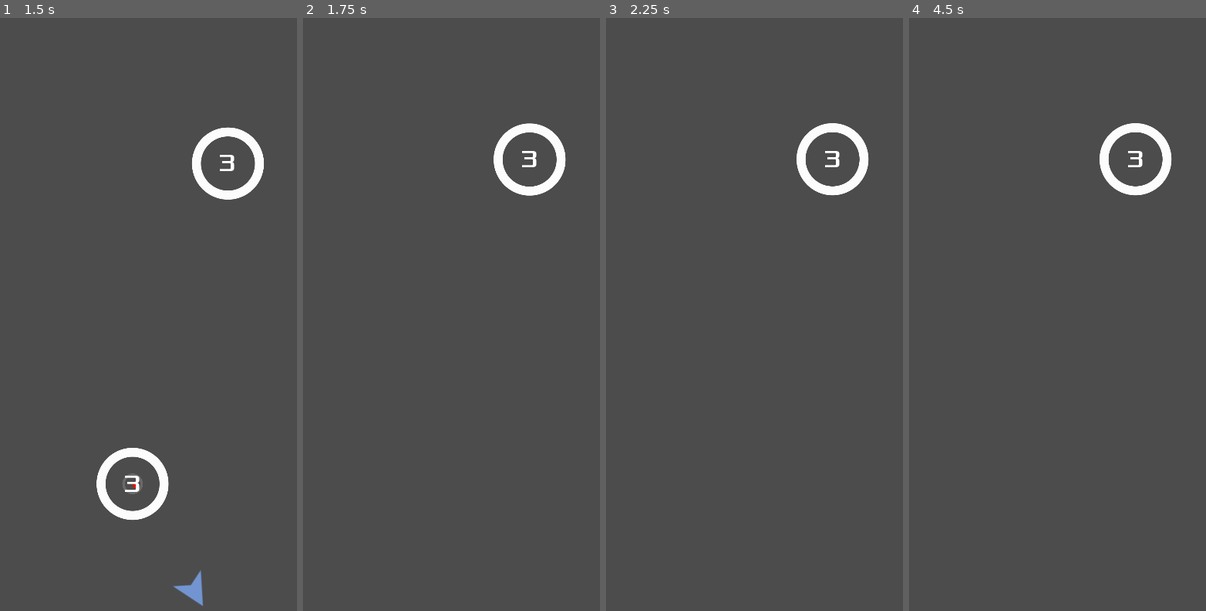
Above: before the commit, frames 1-4 (left to right).
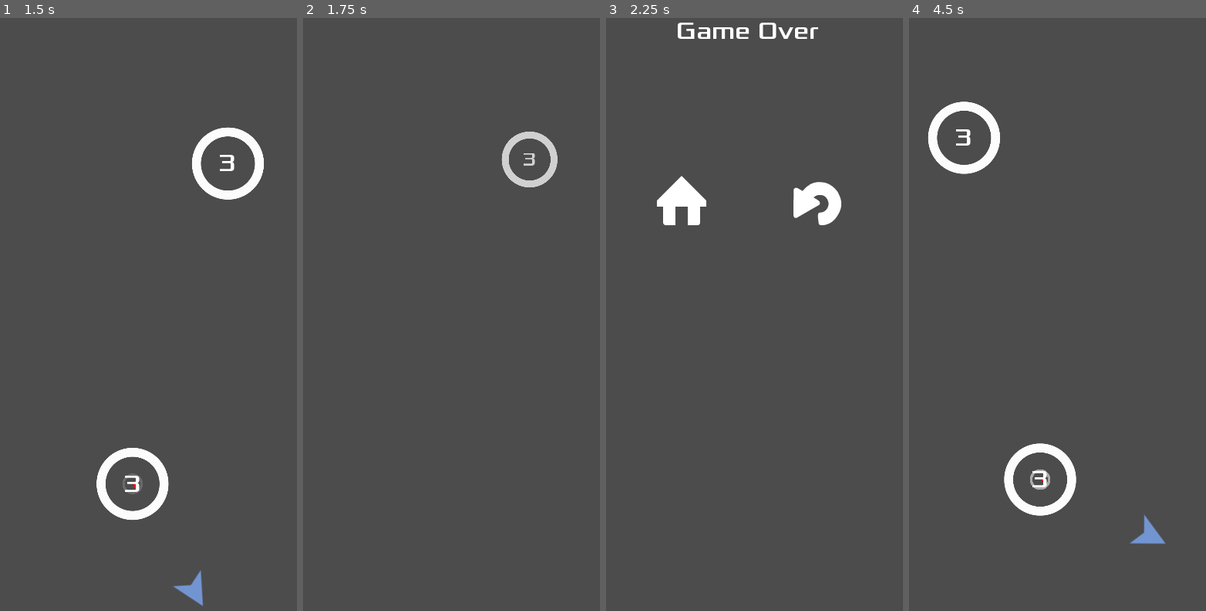
Above: after the commit, the same moments.

Repository: stewchan/circle-jump
Game: Godot game, scene res://objects/Main.tscn
Two runs of this game, one before a commit and one after it. Both use one fixed random seed, a clock stepped at 60 frames per second and the inputs below.
Inputs (mouse positions are in pixels of both pictures, inside the frame that each line leads up to):
- Up to frame 1 (1.5 s): click (62, 201) at 0.5 s; move the mouse to (204, 296) at 1.27 s; click (204, 296) at 1.42 s
- Up to frame 2 (1.75 s): no input
- Up to frame 3 (2.25 s): click (775, 201) at 2.02 s
- Up to frame 4 (4.5 s): move the mouse to (974, 356) at 2.77 s; click (974, 356) at 2.92 s; move the mouse to (1072, 189) at 3.52 s; click (1072, 189) at 3.67 s; move the mouse to (1024, 450) at 4.27 s; click (1024, 450) at 4.42 s

Frame 1 is identical in both runs. In frame 2, 1.6% of the frame differs, in the area x 64-89%, y 17-30%; in frame 3, 2.9%; in frame 4, 3.7%, in the area x 6-89%, y 14-89%.

Commit message:
Returns to title screen on game over

Diff:
--- a/objects/Circle.gd
+++ b/objects/Circle.gd
@@ -27,6 +27,7 @@
 
 func init(_position, _radius := radius, _mode = MODES.LIMITED) -> void:
 	set_mode(_mode)
+	add_to_group("circles")
 	position = _position
 	radius = _radius
 	rotation_speed *= pow(-1, randi() % 2)
--- a/objects/Jumper.gd
+++ b/objects/Jumper.gd
@@ -2,6 +2,8 @@
 
 
 signal captured(area)
+signal died
+
 
 onready var trail = $Trail/Points
 var trail_length = 25
@@ -51,3 +53,4 @@
 func _on_VisibilityNotifier2D_screen_exited() -> void:
 	if !target:
 		die()
+		emit_signal("died")
--- a/objects/Main.gd
+++ b/objects/Main.gd
@@ -16,7 +16,19 @@
 	player.position = $StartPosition.position
 	add_child(player)
 	player.connect("captured", self, "_on_Jumper_captured")
+	player.connect("died", self, "_on_Jumper_died")
 	spawn_circle($StartPosition.position)
+
+
+func _on_Jumper_captured(object):
+	$Camera2D.position = object.position
+	object.capture(player)
+	call_deferred("spawn_circle")
+
+
+func _on_Jumper_died():
+	get_tree().call_group("circles", "implode")
+	$Screens.game_over()
 
 
 func spawn_circle(_position = null) -> void:
@@ -27,9 +39,3 @@
 		_position = player.target.position + Vector2(x, y)
 	add_child(c)
 	c.init(_position)
-
-
-func _on_Jumper_captured(object):
-	$Camera2D.position = object.position
-	object.capture(player)
-	call_deferred("spawn_circle")
